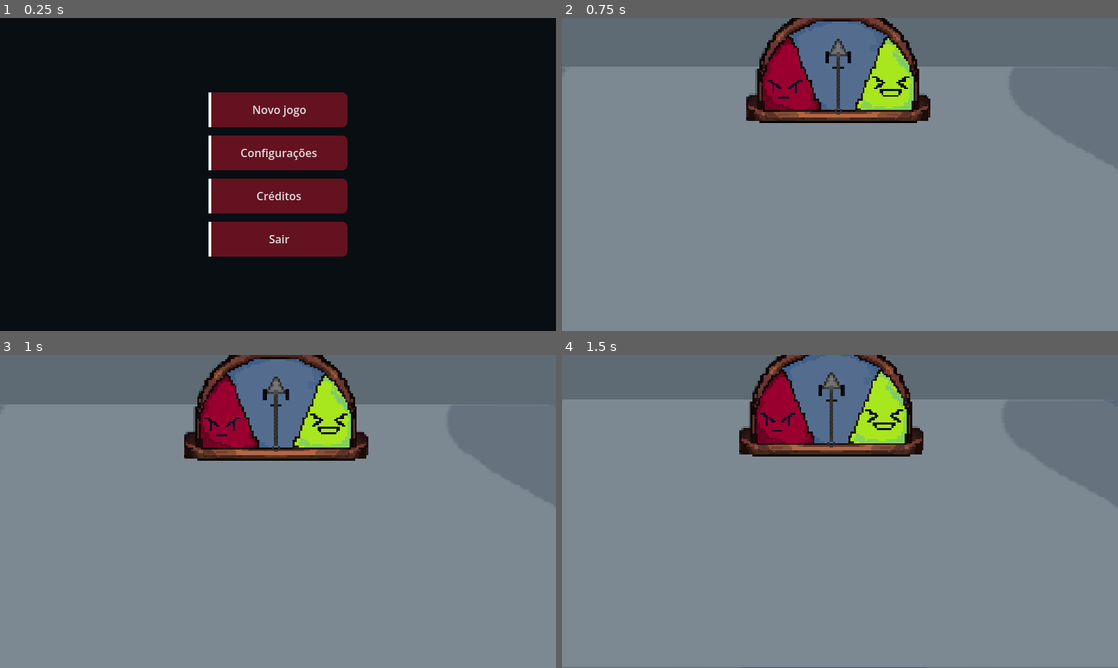
Above: before the commit, frames 1-4 (two rows, left to right).
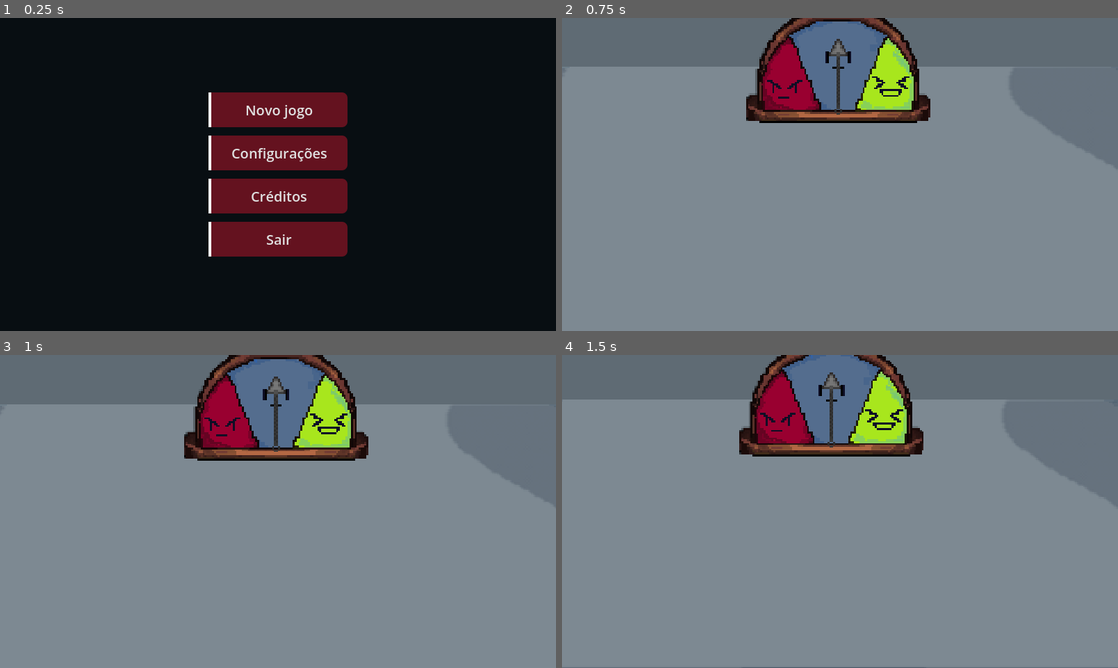
Above: after the commit, the same moments.

Repository: Pipocas-Tristes/carimbo-game
Game: Godot game, scene res://telas/tela_inicial.tscn
Two runs of this game, one before a commit and one after it. Both use one fixed random seed, a clock stepped at 60 frames per second and the inputs below.
Inputs (mouse positions are in pixels of both pictures, inside the frame that each line leads up to):
- Up to frame 1 (0.25 s): no input
- Up to frame 2 (0.75 s): click "Novo jogo" at 0.5 s
- Up to frame 3 (1 s): no input
- Up to frame 4 (1.5 s): tap Enter at 1.25 s; move the mouse to (962, 495) at 1.27 s; hold D (para_direita) from 1.28 s (still down); tap E (interagir) at 1.35 s; click (962, 495) at 1.42 s

The runs differ from the first frame. In frame 1, 0.8% of the frame differs, in the area x 41-59%, y 27-73%; in frame 2, nothing differs; in frame 3, nothing differs; in frame 4, nothing differs.

Commit message:
add songs

Diff:
--- a/carimbo-game/default_bus_layout.tres
+++ b/carimbo-game/default_bus_layout.tres
@@ -7,7 +7,7 @@
 bus/1/bypass_fx = false
 bus/1/volume_db = 0.0
 bus/1/send = &""
-bus/2/name = &"Efeitos sonoros Copy"
+bus/2/name = &"Música"
 bus/2/solo = false
 bus/2/mute = false
 bus/2/bypass_fx = false
--- a/carimbo-game/scripts/tela_creditos.gd
+++ b/carimbo-game/scripts/tela_creditos.gd
@@ -2,7 +2,7 @@
 
 signal saiu_dos_creditos
 
-const SPEED := 100.0
+@export var SPEED := 50.0
 var valor_inicial: float
 var tamanho_texto: float
 
--- a/carimbo-game/telas/desk.tscn
+++ b/carimbo-game/telas/desk.tscn
@@ -25,6 +25,7 @@
 size = Vector2(91, 100)
 
 [node name="Desk" type="Node2D" unique_id=67741448]
+position = Vector2(4, 2)
 script = ExtResource("1_ymn6v")
 letter_scene = ExtResource("2_hartd")
 day_letters = Array[ExtResource("3_4dl0g")]([ExtResource("4_uqbv2"), ExtResource("5_al7y2"), ExtResource("6_tlwf3")])
@@ -35,6 +36,7 @@
 offset_right = 867.0
 offset_bottom = 474.0
 color = Color(0.13783813, 0.104056545, 0.073337786, 1)
+metadata/_edit_use_anchors_ = true
 
 [node name="DeskBackground" type="Sprite2D" parent="." unique_id=1370274409]
 texture_filter = 1
@@ -48,6 +50,7 @@
 offset_right = -485.55554
 offset_bottom = -302.50003
 text = "Pilha de Cartas"
+metadata/_edit_use_anchors_ = true
 
 [node name="LetterSpawn" type="Node2D" parent="." unique_id=663920342]
 position = Vector2(-2, 32)
@@ -61,6 +64,7 @@
 offset_right = 220.0
 offset_bottom = 15.0
 color = Color(1, 1, 0.20392157, 1)
+metadata/_edit_use_anchors_ = true
 
 [node name="CollisionShape2D" type="CollisionShape2D" parent="SendArea" unique_id=1950166342]
 shape = SubResource("RectangleShape2D_kblhn")
@@ -78,6 +82,7 @@
 offset_right = 215.0
 offset_bottom = 24.0
 color = Color(1, 1, 1, 0)
+metadata/_edit_use_anchors_ = true
 
 [node name="DeskCamera" type="Camera2D" parent="." unique_id=713790814]
 position = Vector2(-1, -10)
--- a/carimbo-game/telas/tela_creditos.tscn
+++ b/carimbo-game/telas/tela_creditos.tscn
@@ -2,6 +2,7 @@
 
 [ext_resource type="Script" uid="uid://cs7fu3neb7tf" path="res://scripts/tela_creditos.gd" id="1_hcio5"]
 [ext_resource type="Theme" uid="uid://ctd3ggxnomyt2" path="res://temas/tema_ui.tres" id="2_ia3j1"]
+[ext_resource type="AudioStream" uid="uid://knjigrxm8wvv" path="res://sons/theme.mp3" id="3_iqxt8"]
 
 [node name="tela_creditos" type="Control" unique_id=1991189727]
 process_mode = 3
@@ -12,6 +13,7 @@
 grow_horizontal = 2
 grow_vertical = 2
 script = ExtResource("1_hcio5")
+SPEED = 1.0
 
 [node name="fundo" type="ColorRect" parent="." unique_id=1055793957]
 layout_mode = 1
@@ -87,3 +89,10 @@
 - Victor Lazuli
 - Ashfox
 - Neki"
+
+[node name="musica" type="AudioStreamPlayer" parent="." unique_id=1037043044]
+stream = ExtResource("3_iqxt8")
+volume_db = -13.0
+autoplay = true
+bus = &"Música"
+parameters/looping = true
--- a/carimbo-game/temas/tema_ui.tres
+++ b/carimbo-game/temas/tema_ui.tres
@@ -113,6 +113,7 @@
 expand_margin_right = 4.0
 
 [resource]
+Button/font_sizes/font_size = 20
 Button/styles/disabled = SubResource("StyleBoxFlat_0gawm")
 Button/styles/hover = SubResource("StyleBoxFlat_x6j7n")
 Button/styles/normal = SubResource("StyleBoxFlat_1yocl")
Not shown, added: carimbo-game/sons/theme.mp3.import
Not shown, added: carimbo-game/sons/theme.mp3
